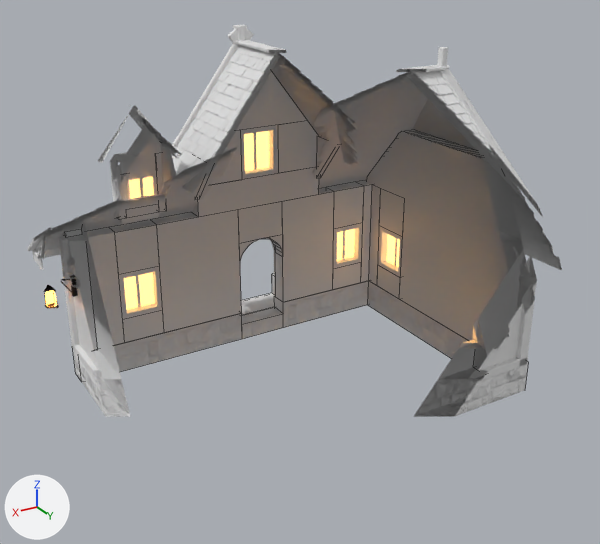
The FBX model GameClient/ArtSource/Silverbrook/Cottage3/SilverbrookCottage3.fbx, before and after one commit.
Camera for both pictures: a 50 mm lens placed at (6.72, 11.63, 7.83), pointed at (-0.02, 0.4, 2.21). The axes (+X, +Y, +Z) are drawn at lower left. The lights are the same throughout. The picture after the commit comes second. Mesh edges are drawn as thin lines on the coarser meshes. Everything nearer to the camera than a plane just in front of the edit is cut away.

Names of what the first picture shows: 'SM_SBCottage3_Details', 'SM_SBCottage3_Masonry', 'SM_SBCottage3_Plaster', 'SM_SBCottage3_Roof', 'SM_SBCottage3_Timber'.
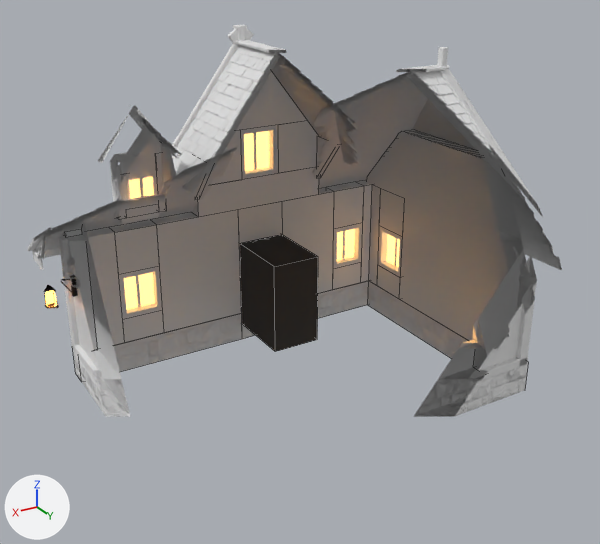
Location of each change, [x1, y1, x2, y2] in pixels of the pictures (600 x 544 px):
'SM_SBCottage3_EntryRooms', added: after [240, 235, 318, 352]

Diff of the bpy script that builds the scene:
```diff
--- a/GameClient/ArtSource/Silverbrook/Cottage3/SilverbrookCottage3.fbx.py
+++ b/GameClient/ArtSource/Silverbrook/Cottage3/SilverbrookCottage3.fbx.py
@@ mat_sb_entryroom @@
+mat_sb_entryroom = principled_material('SB_EntryRoom')
+mat_sb_entryroom.base_color = (0.05, 0.045, 0.04)  # dark grey #3f3c38
+mat_sb_entryroom.roughness = 0.95
@@ me_sm_sbcottage3_entryrooms @@
+me_sm_sbcottage3_entryrooms.from_pydata([(-0.86, -0.36, 0.33), (0.07, -0.36, 0.33), (0.07, -0.36, 2.06), (-0.86, -0.36, 2.06), (-0.86, -1.75, 0.33), (-0.86, -1.75, 2.06), (0.06, -1.75, 2.06), (0.06, -1.75, 0.33)], [], [(0, 1, 2, 3), (4, 0, 3, 5), (6, 2, 1, 7), (4, 7, 1, 0), (3, 2, 6, 5)])
+me_sm_sbcottage3_entryrooms.materials.append(mat_sb_entryroom)  # dark grey #3f3c38
@@ ob_sm_sbcottage3_entryrooms @@
+ob_sm_sbcottage3_entryrooms = bpy.data.objects.new('SM_SBCottage3_EntryRooms', me_sm_sbcottage3_entryrooms)
+ob_sm_sbcottage3_entryrooms.location = (0.0, 0.0, 0.0)
```
